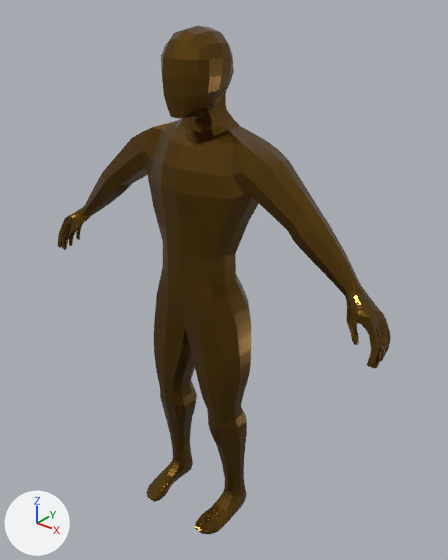
A saved change to the Blender file Blender/Balen2.blend.
Both versions are drawn from a 50 mm lens placed at (3.44, -3.92, 2.57), pointed at (0.15, 0.19, 0.02). Every picture has the same lights, and +X, +Y and +Z are marked at lower left. Mesh edges are drawn as thin lines on the coarser meshes.

Script lines for the objects in view, before the commit:
```python
me_cube_005 = bpy.data.meshes.new('Cube.005')
me_cube_005.from_pydata(...)  # 2616 vertices, 2769 faces; spans x -1.88..1.88, y -0.48..0.35, z -2.56..2.24
me_cube_005.materials.append(mat_goldy)  # brown #6a4c17
ob_balen_001 = bpy.data.objects.new('Balen.001', me_cube_005)
ob_balen_001.location = (0.0, 0.0, 0.0)
```
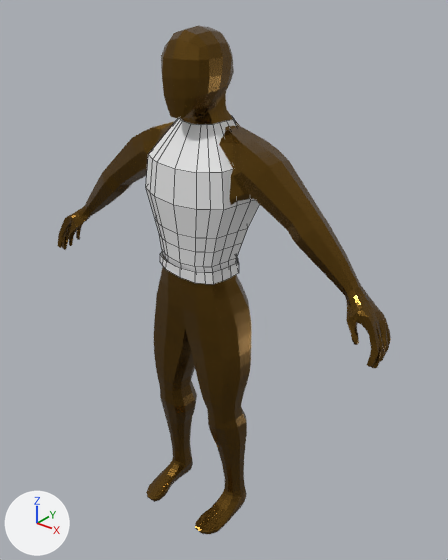
Changed parts and their boxes [x1, y1, x2, y2] in the pictures (448 x 560 px):
'Cube.006', added: after [146, 117, 260, 272]
'Cube.005', added: after [160, 252, 239, 284]

The change, as a diff of the scene's bpy script:
```diff
--- a/Blender/Balen2.blend.py
+++ b/Blender/Balen2.blend.py
@@ me_cube_007 @@
+me_cube_007.from_pydata(...)  # 140 vertices, 120 faces; spans x -8.1..8.0, y -1.8..8.6, z -0.3..18.9
@@ me_cube @@
+me_cube.from_pydata(...)  # 40 vertices, 20 faces; spans x -5.75..5.34, y -1.0..6.67, z -0.26..1.64
@@ ob_cube_006 @@
+ob_cube_006 = bpy.data.objects.new('Cube.006', me_cube_007)
+ob_cube_006.location = (0.0, -0.192, 0.251)
+ob_cube_006.scale = (0.068, 0.068, 0.068)
@@ ob_cube_005 @@
+ob_cube_005 = bpy.data.objects.new('Cube.005', me_cube)
+ob_cube_005.location = (0.0, -0.192, 0.185)
+ob_cube_005.scale = (0.0704, 0.0704, 0.0704)
+_m = ob_cube_005.modifiers.new('Shrinkwrap', 'SHRINKWRAP')
+_m.target = ob_balen_001
+_m.offset = 0.027
```
